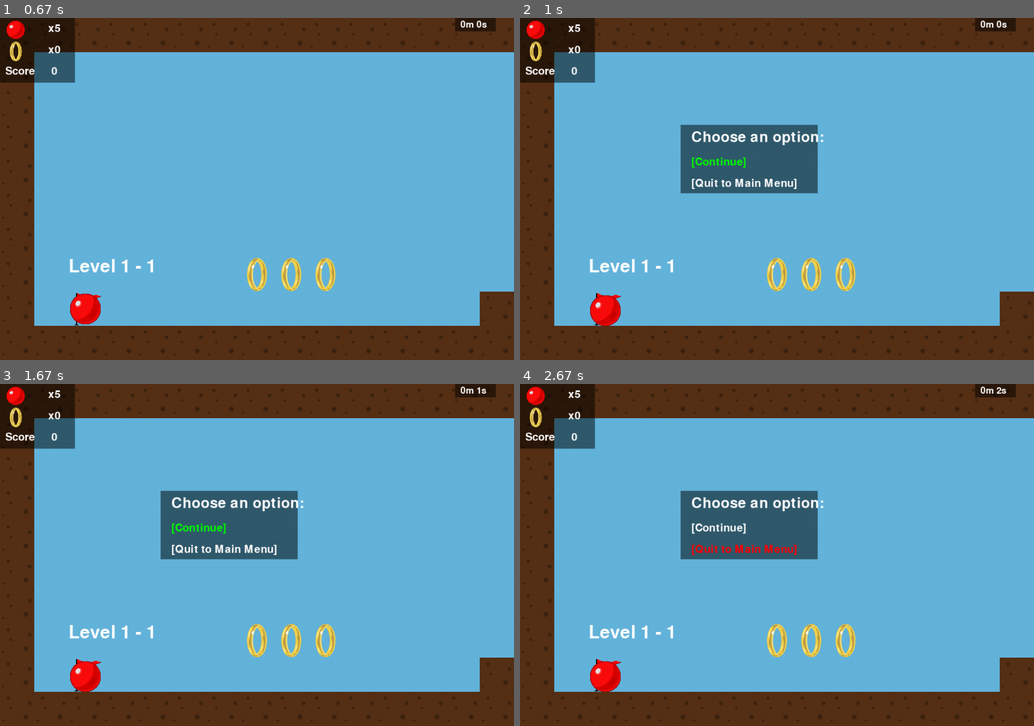
Above: before the commit, frames 1-4 (two rows, left to right).
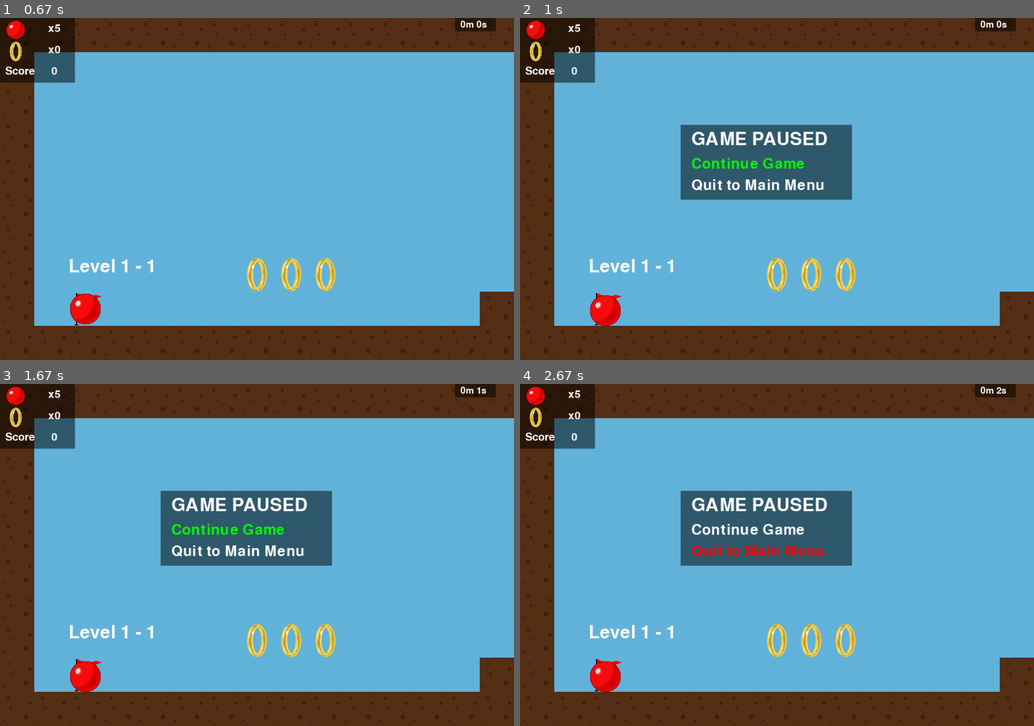
Above: after the commit, the same moments.

Repository: elohejereme14/FinalsWonderballPygame
Game: pygame game, started from main.py
Two runs of this game, one before a commit and one after it. Both use one fixed random seed, a clock stepped at 60 frames per second and the inputs below.
Inputs:
- Up to frame 1 (0.67 s): tap Enter at 0.33 s
- Up to frame 2 (1 s): tap P at 0.67 s
- Up to frame 3 (1.67 s): hold Down 1-1.47 s; hold Up from 1.5 s (still down)
- Up to frame 4 (2.67 s): release Up at 1.87 s; hold Down 1.9-2.27 s; hold Up 2.3-2.6 s; hold Down from 2.63 s (still down)

Frame 1 is identical in both runs. In frame 2, 3.6% of the frame differs, in the area x 31-65%, y 31-54%; in frame 3, 3.6%; in frame 4, 3.6%.

Commit message:
Fixed more

Diff:
--- a/State_Level.py
+++ b/State_Level.py
@@ -139,15 +139,15 @@
             self.AddDrawUIFont(f'Speed Boost: {int(self.player.boostTimer)}s', Vector2(5, 160), MYCOLOR.YELLOW, 40)
 
         if self.showChoices:
-            self.AddDrawUISprite("Black", Vector2(300, 200), 0, Vector2(4, 2))  # Background for choices
-            self.AddDrawUIFont("Choose an option:", Vector2(320, 210), MYCOLOR.WHITE, 40)
+            self.AddDrawUISprite("Black", Vector2(300, 200), 0, Vector2(5, 2.2))  # Background for choices
+            self.AddDrawUIFont("GAME PAUSED", Vector2(320, 210), MYCOLOR.WHITE, 50)
 
             # Highlight selection
             color_continue = MYCOLOR.GREEN if self.selectedChoice == 0 else MYCOLOR.WHITE
             color_quit = MYCOLOR.RED if self.selectedChoice == 1 else MYCOLOR.WHITE
 
-            self.AddDrawUIFont("[Continue]", Vector2(320, 260), color_continue, 30)
-            self.AddDrawUIFont("[Quit to Main Menu]", Vector2(320, 300), color_quit, 30)
+            self.AddDrawUIFont("Continue Game", Vector2(320, 260), color_continue, 40)
+            self.AddDrawUIFont("Quit to Main Menu", Vector2(320, 300), color_quit, 40)
 
     def __handleCollision(self):
         player_collider = self.player.colliderData()
@@ -272,8 +272,10 @@
 
                 if self.showChoices:
                     if env.key == pygame.K_DOWN:
+                        self.rm.GetAudioClip("Selecting").Play()
                         self.selectedChoice = (self.selectedChoice + 1) % 2  # Toggle between 0 and 1
                     elif env.key == pygame.K_UP:
+                        self.rm.GetAudioClip("Selecting").Play()
                         self.selectedChoice = (self.selectedChoice - 1) % 2  # Toggle between 1 and 0
                     elif env.key == pygame.K_RETURN:  # Select the current choice
                         if self.selectedChoice == 0:  # Continue
